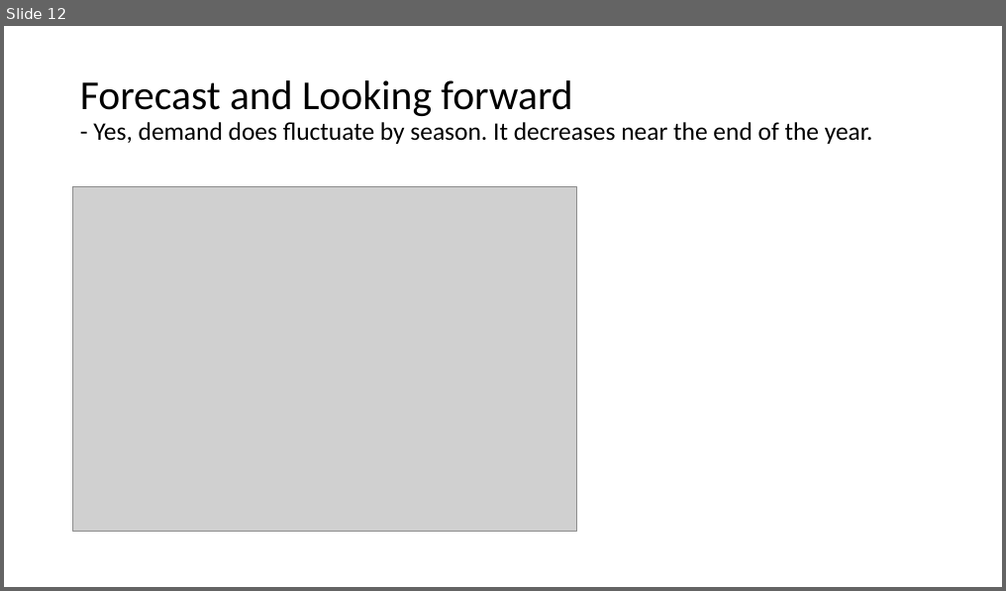
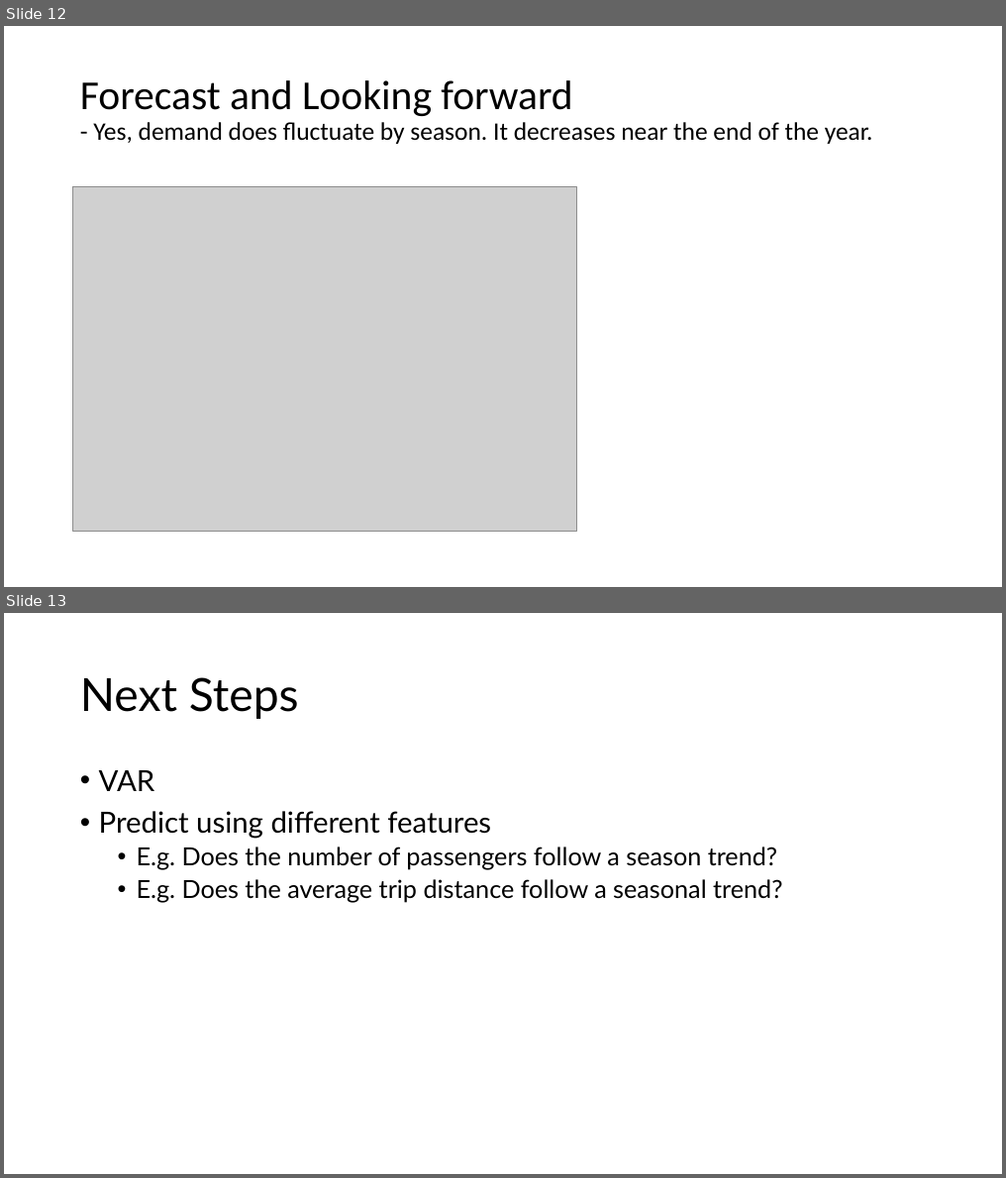
Before and after one commit to stubeef/GA-Data-Science, a slide deck: Final_Project/Presentation/final_project_presentation.pptx. Shown one above the other, each under a label of ours: slide 12 before the commit, slides 12 and 13 after it. The pictures are 1006x591 and 1006x1178 pixels, drawn with LibreOffice and Linux fonts; fonts in the diff are those of the drawing; grey boxes stand for pictures. Boxes give left, top, right and bottom in pixels: in the first picture for what was removed or moved away, otherwise in the second. Text is boxed around its words. In the diff, an @@ line names an element or a change of style, - is before the commit and + after.

Commit message:
updates

```diff
--- a/Final_Project/Presentation/final_project_presentation.pptx
+++ b/Final_Project/Presentation/final_project_presentation.pptx
@@ slide 13 added at box(4, 613, 1002, 1174), background #FFFFFF @@
@@ title added at box(80, 677, 299, 719), 44 pt, text #000000 @@
+Next Steps
@@ text added at box(99, 770, 782, 902), 24 pt, text #000000 @@
+• VAR
+• Predict using different features
+  • E.g. Does the number of passengers follow a season trend?
+  • E.g. Does the average trip distance follow a seasonal trend?
```
